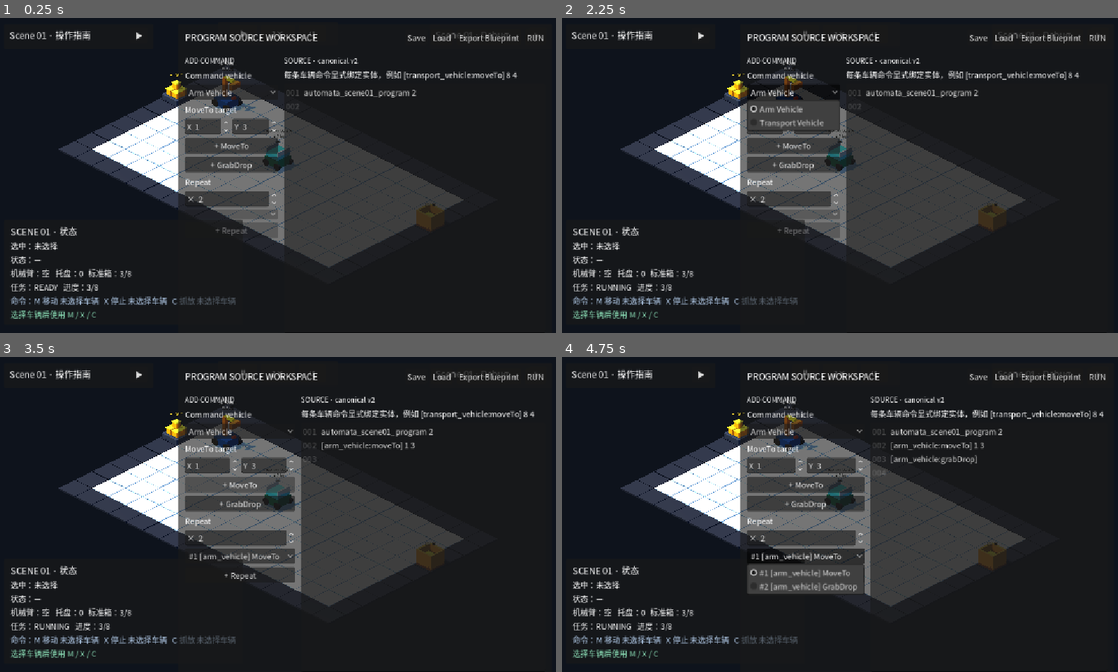
Above: before the commit, frames 1-4 (two rows, left to right).
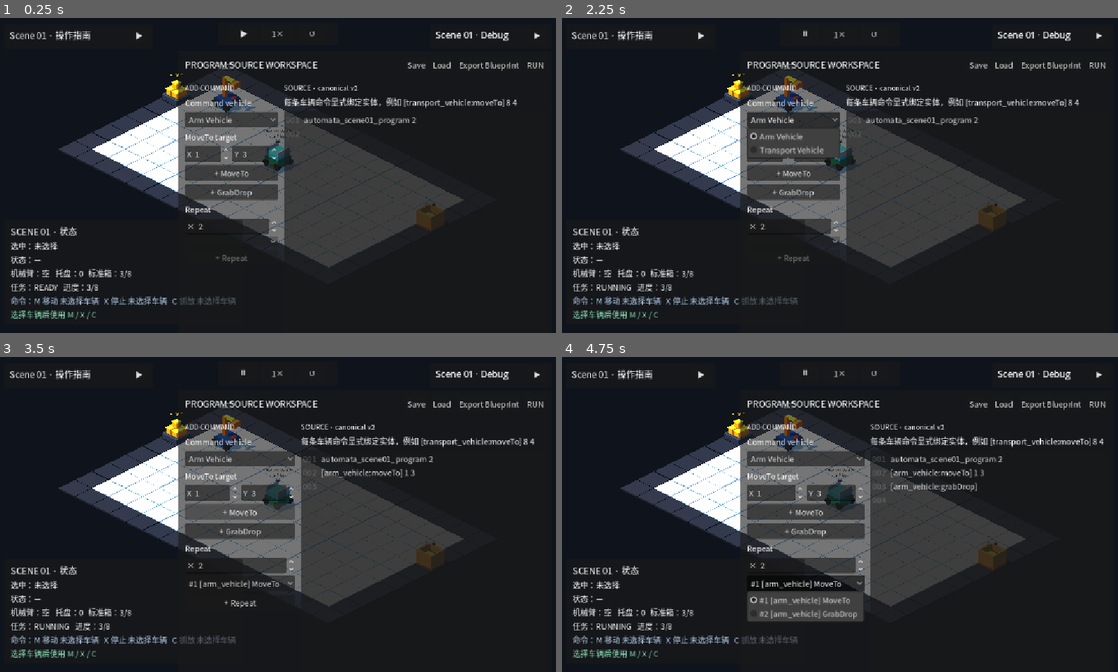
Above: after the commit, the same moments.

Repository: Ri0n72Y/automata
Game: Godot game, scene res://scenes/scene_01/scene_01_basic_packing.tscn
The game is run twice, just before and just after one commit, with the same random seed, the same clock (stepped at 60 frames per second) and the same inputs.
Inputs:
- Up to frame 1 (0.25 s): no input
- Up to frame 2 (2.25 s): click "Export Blueprint" at 0.5 s; click "RUN" at 1.25 s; click "Arm Vehicle" at 2 s
- Up to frame 3 (3.5 s): click "+ MoveTo" at 2.75 s
- Up to frame 4 (4.75 s): click "+ GrabDrop" at 3.5 s; click "#1 [arm_vehicle] MoveTo" at 4.25 s

The runs differ from the first frame. In frame 1, 7.7% of the frame differs, in the area x 33-98%, y 3-78%; in frame 2, 7.8%; in frame 3, 8.8%; in frame 4, 12%, in the area x 33-98%, y 4-84%.

Commit message:
fix(scene-01): keep program workspace clear of lifecycle controls

Diff:
--- a/scenes/scene_01/components/scene_01_program_ui.tscn
+++ b/scenes/scene_01/components/scene_01_program_ui.tscn
@@ -22,9 +22,9 @@
 anchor_left = 1.0
 anchor_right = 1.0
 offset_left = -780.0
-offset_top = 16.0
+offset_top = 72.0
 offset_right = -16.0
-offset_bottom = 690.0
+offset_bottom = 704.0
 grow_horizontal = 0
 
 [node name="Margin" type="MarginContainer" parent="RootControl/ProgramPanel"]
@@ -187,7 +187,7 @@
 
 [node name="SourceEditor" type="CodeEdit" parent="RootControl/ProgramPanel/Margin/VBox/Workspace/SourceColumn"]
 unique_name_in_owner = true
-custom_minimum_size = Vector2(0, 470)
+custom_minimum_size = Vector2(0, 420)
 layout_mode = 2
 size_flags_horizontal = 3
 size_flags_vertical = 3
